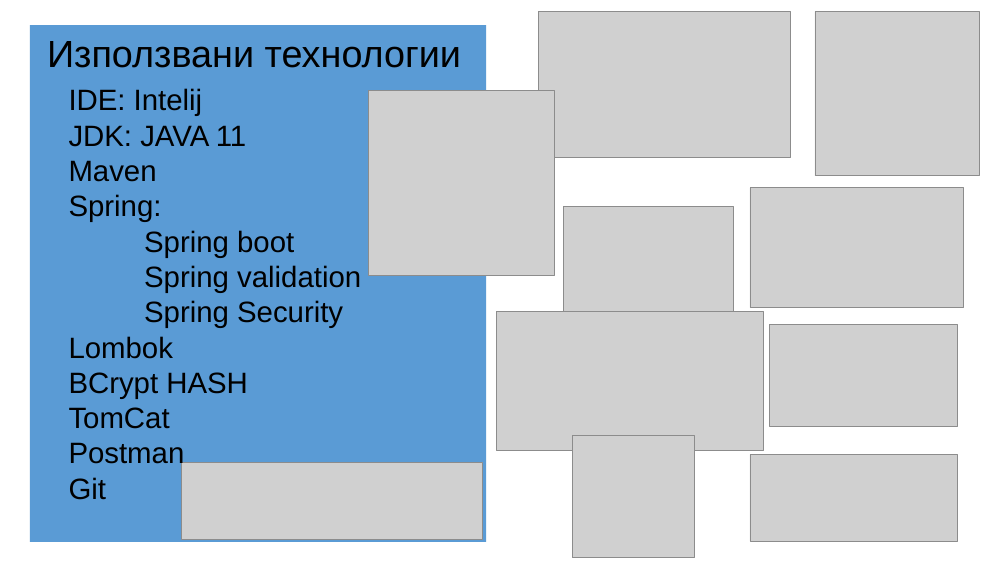
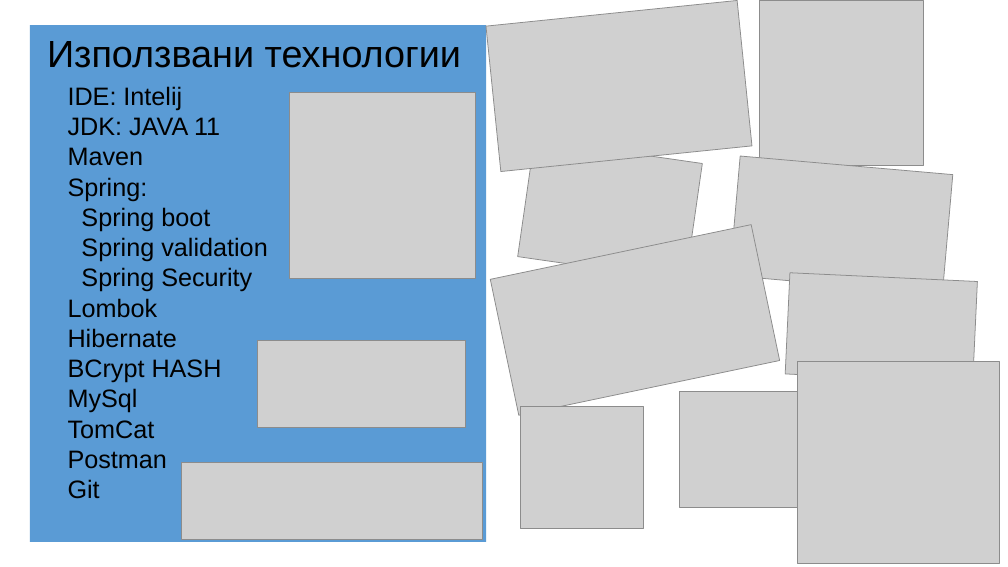
Before and after one commit to EmilKoev/FinalProject, a slide deck: slide 4 of TechnoMarket-FinalProject.pptx. Drawn at 1008x567 pixels with LibreOffice and Linux fonts; fonts in the diff are those of the drawing; grey boxes stand for pictures. Boxes give left, top, right and bottom in pixels: in the first picture for what was removed or moved away, otherwise in the second. Text is boxed around its words. In the diff, an @@ line names an element or a change of style, - is before the commit and + after.

```diff
--- a/TechnoMarket-FinalProject.pptx
+++ b/TechnoMarket-FinalProject.pptx
@@ picture at bbox=[486, 0, 752, 171]: rotation 0 to 354 degrees @@
@@ picture: place and size @@
-picture at bbox=[815, 11, 979, 175]
+picture at bbox=[759, 1, 923, 165]
@@ text at bbox=[68, 86, 267, 499]: size 28 to 24 pt in "IDE: Intelij", "JDK: JAVA 11", "Maven", "Spring:" and 8 more places @@
@@ picture: place and size @@
-picture at bbox=[368, 90, 554, 276]
+picture at bbox=[290, 92, 476, 278]
@@ picture at bbox=[518, 140, 703, 281]: rotation 0 to 8 degrees @@
@@ picture at bbox=[730, 156, 953, 294]: rotation 0 to 5 degrees @@
@@ picture at bbox=[491, 224, 780, 415]: rotation 0 to 348 degrees @@
@@ picture at bbox=[786, 273, 978, 383]: rotation 0 to 2 degrees @@
@@ text at bbox=[68, 328, 177, 348]: paragraph added @@
+Hibernate
@@ picture: place and size @@
-picture at bbox=[750, 454, 957, 541]
+picture at bbox=[258, 341, 465, 427]
@@ freeform shape removed at bbox=[791, 336, 988, 539] @@
@@ text at bbox=[68, 388, 138, 413]: paragraph added @@
+MySql
@@ picture added at bbox=[798, 361, 1000, 563] @@
@@ picture: place and size @@
-picture at bbox=[572, 435, 695, 557]
+picture at bbox=[521, 406, 644, 529]
@@ picture added at bbox=[680, 392, 802, 507] @@
```
Also in this commit, not shown: 2 other slides changed, 1 slide added, 1 slide removed, 3 other files.
